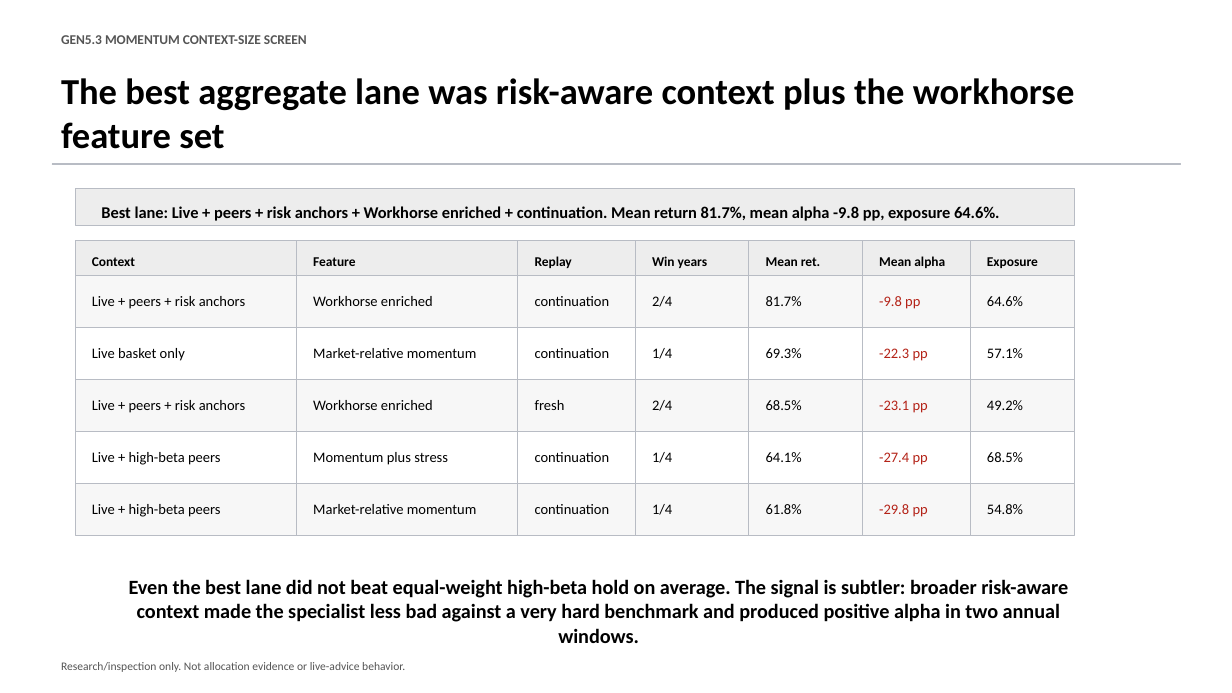
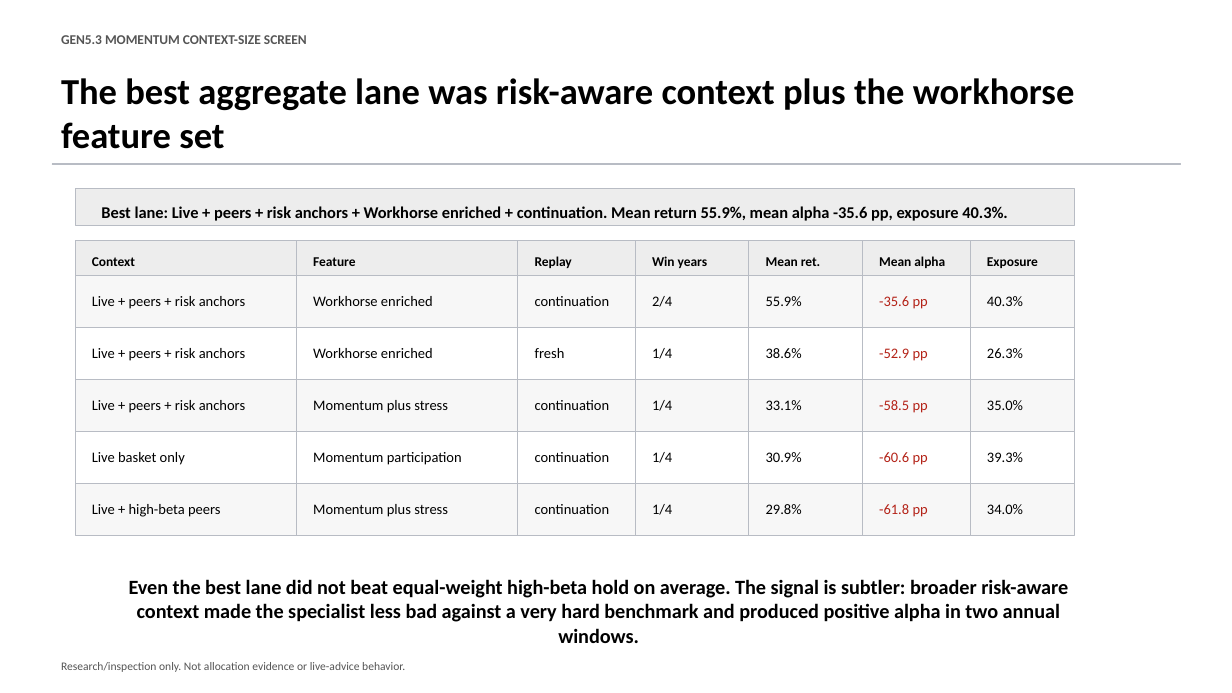
Before and after one commit to Francisc0Franc0/Time-Series-Modeling-Gen5, a slide deck: slide 4 of presentations/gen5_3_momentum_context_size_screen.pptx. Drawn at 1232x693 pixels with LibreOffice and Linux fonts; fonts in the diff are those of the drawing. Boxes give left, top, right and bottom in pixels: in the first picture for what was removed or moved away, otherwise in the second. Text is boxed around its words. In the diff, an @@ line names an element or a change of style, - is before the commit and + after.

```diff
--- a/presentations/gen5_3_momentum_context_size_screen.pptx
+++ b/presentations/gen5_3_momentum_context_size_screen.pptx
@@ text at [101,206,1008,221]: text changed @@
-Best lane: Live + peers + risk anchors + Workhorse enriched + continuation. Mean return 81.7%, mean alpha -9.8 pp, exposure 64.6%.
+Best lane: Live + peers + risk anchors + Workhorse enriched + continuation. Mean return 55.9%, mean alpha -35.6 pp, exposure 40.3%.
@@ text at [766,296,802,306]: text changed @@
-81.7%
+55.9%
@@ text at [879,296,928,309]: text changed @@
--9.8 pp
+-35.6 pp
@@ text at [987,296,1023,306]: text changed @@
-64.6%
+40.3%
@@ text at [92,348,245,361]: text changed @@
-Live basket only
+Live + peers + risk anchors
@@ text "Workhorse enriched": place and size @@
-text "Workhorse enriched" at [313,400,433,410]
+text "Workhorse enriched" at [313,348,433,358]
@@ text "fresh": place and size @@
-text "fresh" at [535,400,565,410]
+text "fresh" at [535,348,565,358]
@@ text at [766,348,802,358]: text changed @@
-69.3%
+38.6%
@@ text at [879,348,928,361]: text changed @@
--22.3 pp
+-52.9 pp
@@ text at [987,348,1023,358]: text changed @@
-57.1%
+26.3%
@@ text at [313,400,448,413]: text changed @@
-Market-relative momentum
+Momentum plus stress
@@ text "continuation": place and size @@
-text "continuation" at [535,348,610,358]
+text "continuation" at [535,400,610,410]
@@ text at [652,400,672,411]: text changed @@
-2/4
+1/4
@@ text at [766,400,802,410]: text changed @@
-68.5%
+33.1%
@@ text at [879,400,928,413]: text changed @@
--23.1 pp
+-58.5 pp
@@ text at [987,400,1023,410]: text changed @@
-49.2%
+35.0%
@@ text at [92,452,185,465]: text changed @@
-Live + high-beta peers
+Live basket only
@@ text at [313,452,462,465]: text changed @@
-Momentum plus stress
+Momentum participation
@@ text at [766,452,802,462]: text changed @@
-64.1%
+30.9%
@@ text at [879,452,928,465]: text changed @@
--27.4 pp
+-60.6 pp
@@ text at [987,452,1023,462]: text changed @@
-68.5%
+39.3%
@@ text at [313,504,448,517]: text changed @@
-Market-relative momentum
+Momentum plus stress
@@ text at [766,504,802,514]: text changed @@
-61.8%
+29.8%
@@ text at [879,504,928,517]: text changed @@
--29.8 pp
+-61.8 pp
@@ text at [987,504,1023,514]: text changed @@
-54.8%
+34.0%
```
Also in this commit, not shown: 5 other slides changed, 3 slides added, 1 slide removed, 7 other files.
